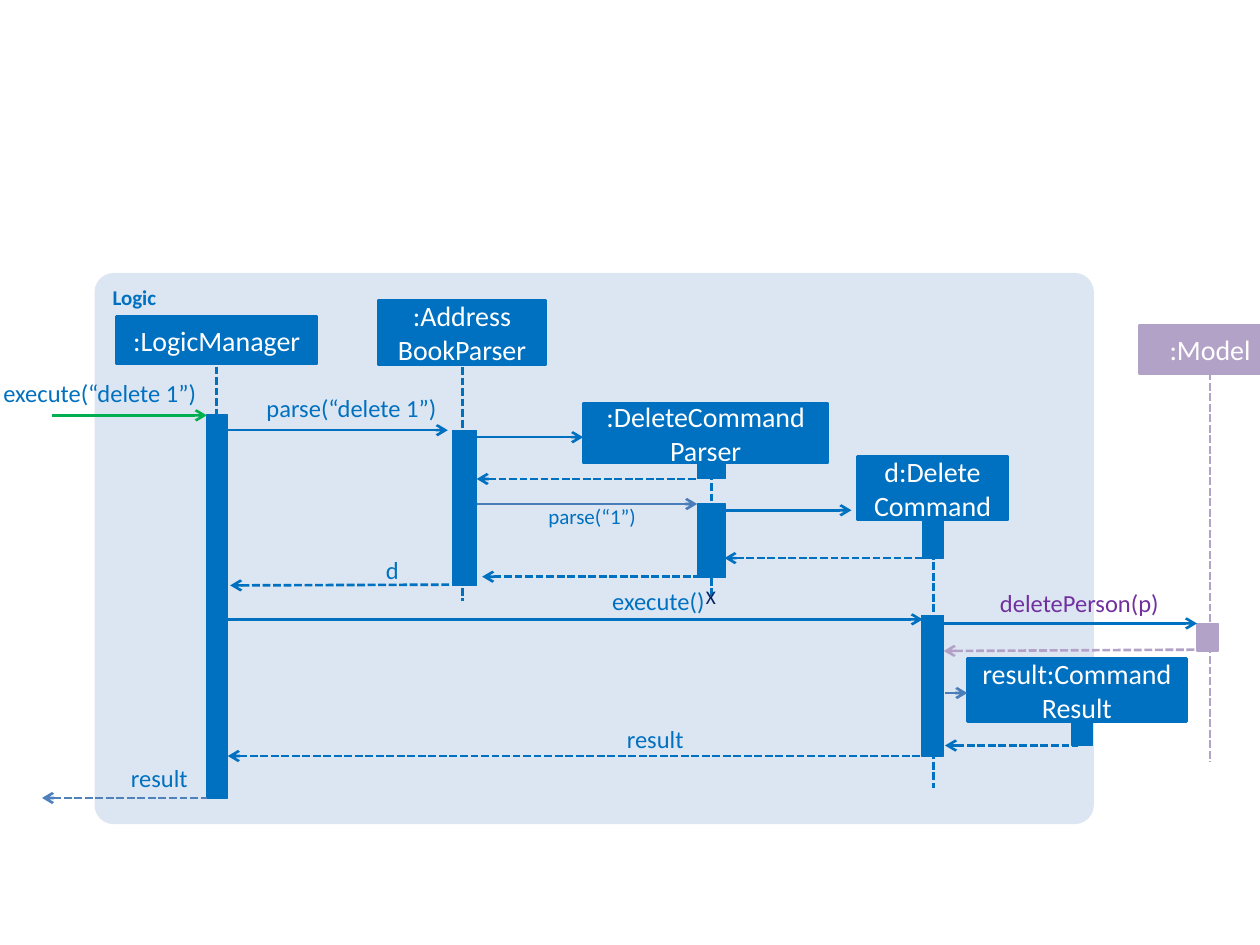
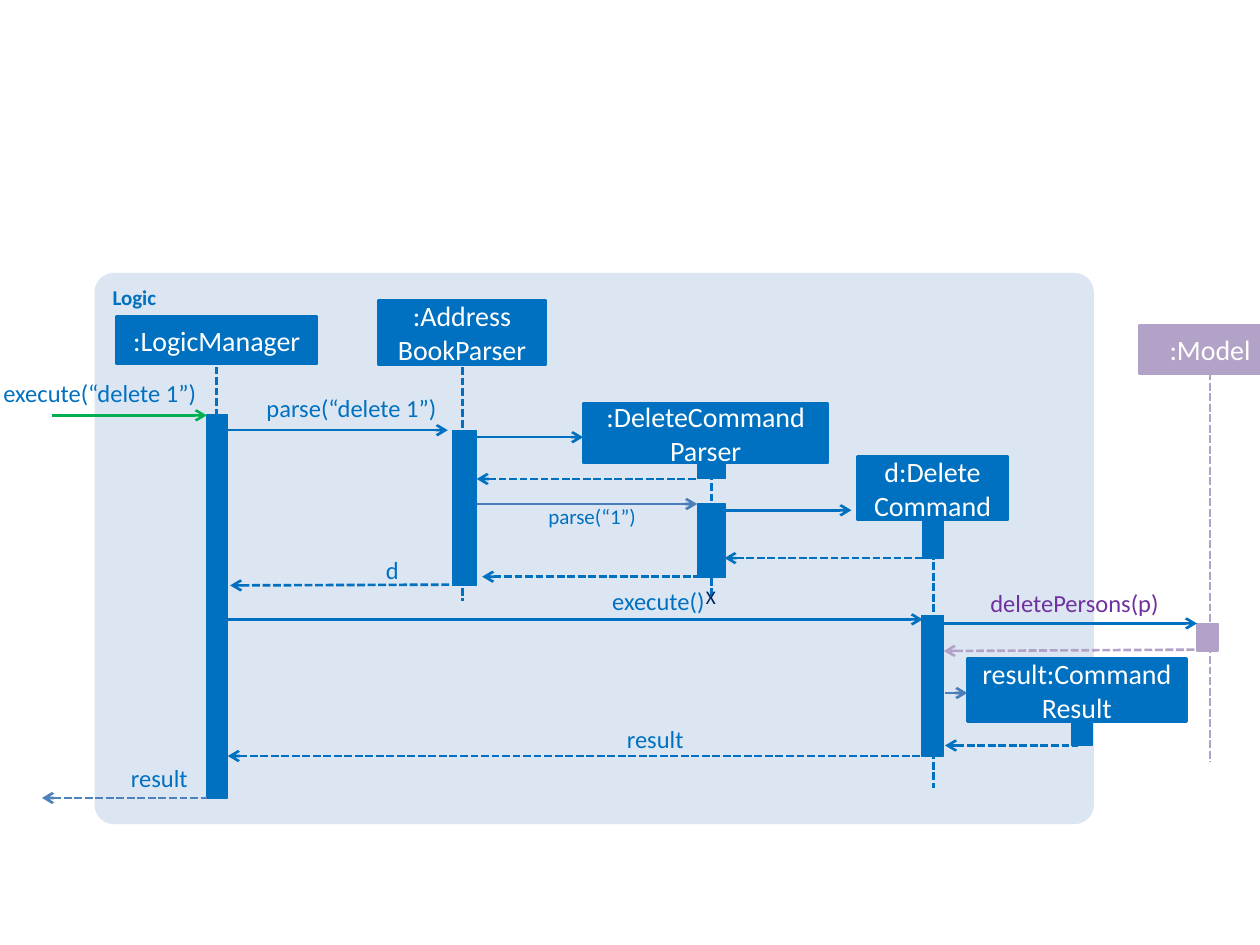
Before and after one commit to pwenzhe/addressbook-level4, a slide deck: slide 1 of docs/diagrams/LogicComponentSequenceDiagram.pptx. Drawn at 1260x945 pixels with LibreOffice and Linux fonts; fonts in the diff are those of the drawing. Boxes give left, top, right and bottom in pixels: in the first picture for what was removed or moved away, otherwise in the second. Text is boxed around its words. In the diff, an @@ line names an element or a change of style, - is before the commit and + after.

```diff
--- a/docs/diagrams/LogicComponentSequenceDiagram.pptx
+++ b/docs/diagrams/LogicComponentSequenceDiagram.pptx
@@ text at (990,594,1158,616): text changed @@
-deletePerson(p)
+deletePersons(p)
```
Also in this commit, not shown: 8 other files.
